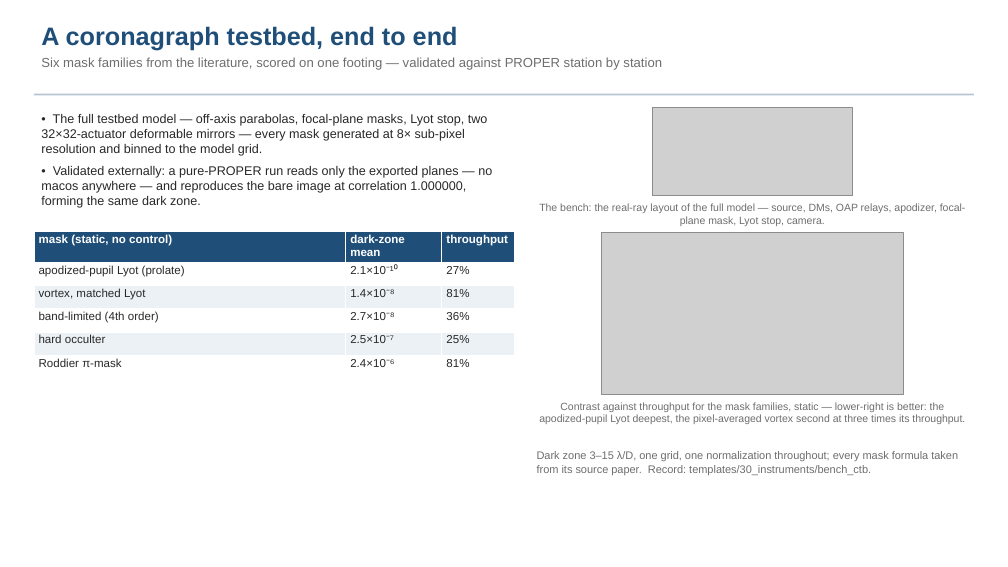
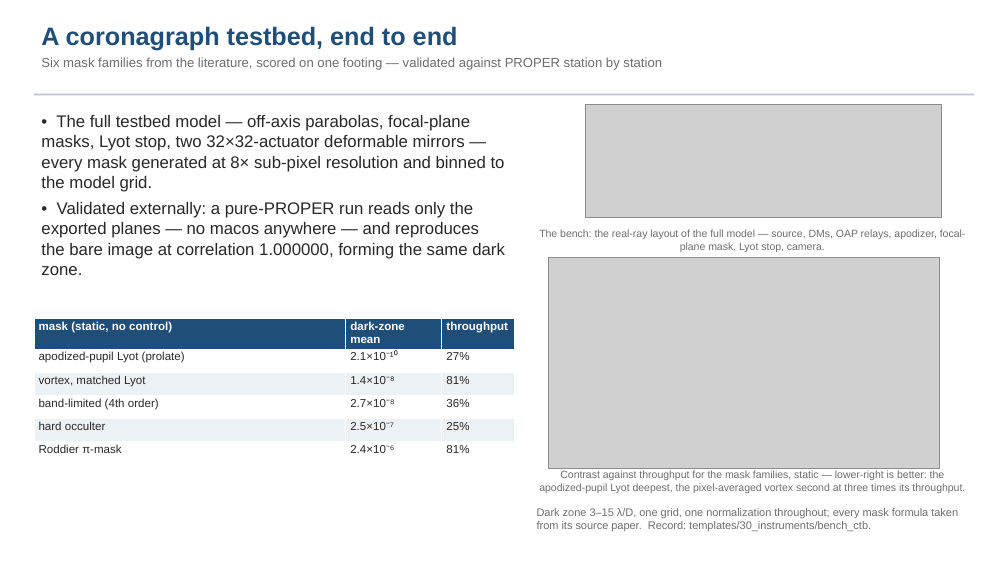
Before and after one commit to nasa-jpl/macos, a slide deck: slide 17 of demo_session/baseline_pass3.pptx. Drawn at 1008x567 pixels with LibreOffice and Linux fonts; fonts in the diff are those of the drawing; grey boxes stand for pictures. Boxes give left, top, right and bottom in pixels: in the first picture for what was removed or moved away, otherwise in the second. Text is boxed around its words. In the diff, an @@ line names an element or a change of style, - is before the commit and + after.

```diff
--- a/demo_session/baseline_pass3.pptx
+++ b/demo_session/baseline_pass3.pptx
@@ text "• The full testbed model ..." at (41, 115, 505, 275): size 12 to 16 pt @@
@@ picture: place and size @@
-picture at (653, 107, 852, 196)
+picture at (586, 104, 941, 217)
@@ text "The bench: the real-ray layout ...": place and size @@
-text "The bench: the real-ray layout ..." at (539, 203, 966, 226)
+text "The bench: the real-ray layout ..." at (539, 229, 966, 252)
@@ picture: place and size @@
-picture at (602, 233, 904, 395)
+picture at (548, 258, 940, 468)
@@ table: place and size @@
-table at (34, 232, 513, 371)
+table at (34, 318, 513, 457)
@@ text "Contrast against throughput for the ...": place and size @@
-text "Contrast against throughput for the ..." at (539, 402, 965, 424)
+text "Contrast against throughput for the ..." at (539, 470, 965, 493)
@@ text "Dark zone 3–15 λ/D, one ...": place and size @@
-text "Dark zone 3–15 λ/D, one ..." at (537, 451, 958, 475)
+text "Dark zone 3–15 λ/D, one ..." at (537, 508, 958, 531)
```
Also in this commit, not shown: 5 other slides changed, 5 other files.
